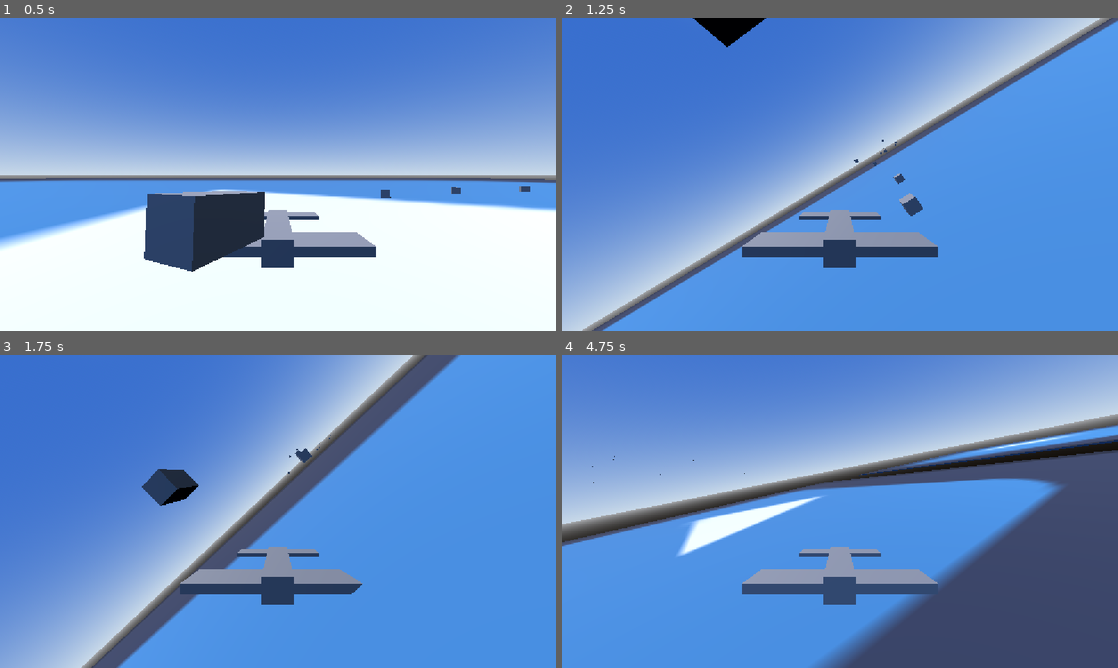
Above: before the commit, frames 1-4 (two rows, left to right).
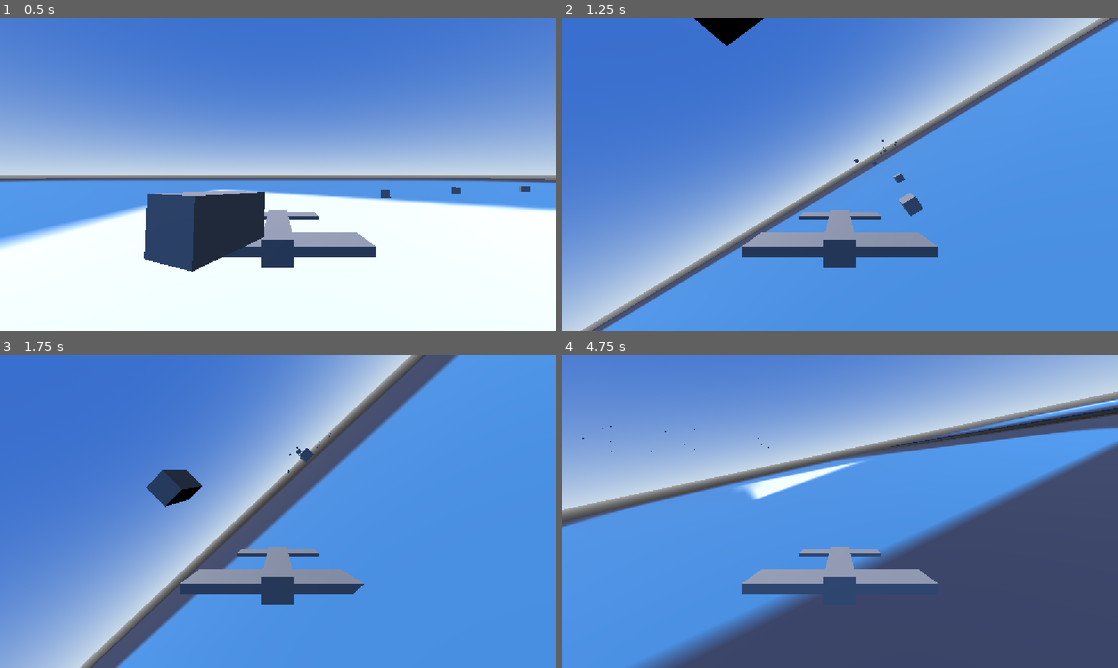
Above: after the commit, the same moments.

Repository: keidukebergman/FunkyDeliveryGame
Game: Godot game, scene res://scene/levels/test.tscn
Same seed, same stepped clock (60 frames per second), same inputs: the game is played once before the commit and once after it. The engine's default icon, where the game draws it, is replaced by a stand-in: a white triangle on a blue panel in a dark square.
Inputs:
- Up to frame 1 (0.5 s): no input
- Up to frame 2 (1.25 s): hold D (roll_right) from 0.53 s (still down)
- Up to frame 3 (1.75 s): release D (roll_right) at 1.28 s; hold W (pitch_down) from 1.28 s (still down)
- Up to frame 4 (4.75 s): release W (pitch_down) at 2.03 s; hold D (roll_right) 2.03-2.78 s; hold S (pitch_up) 2.78-3.53 s; hold A (roll_left) from 3.53 s (still down)

Frame 1 is identical in both runs. In frame 2, 0.4% of the frame differs, in the area x 3-100%, y 0-100%; in frame 3, 1.6%; in frame 4, 36%, in the area x 0-100%, y 1-100%.

Commit message:
Update aircraft_controller.gd

Diff:
--- a/scene/instantiable/player/aircraft_controller.gd
+++ b/scene/instantiable/player/aircraft_controller.gd
@@ -49,99 +49,103 @@
 
 
 func _process(delta: float) -> void:
-	var throttle_input = Input.get_axis("throttle_down", "throttle_up");
-	if Input.is_action_pressed("throttle_up") && Input.is_action_pressed("throttle_down"):
-		if hover_mode_pressed == false:
-			hover_mode_pressed = true
-			hovering = !hovering
-	else:
-		throttle = throttle_input + 1
-		throttle = clamp(throttle, 0, 2)
-		hover_mode_pressed = false
+    var throttle_input = Input.get_axis("throttle_down", "throttle_up");
+    if Input.is_action_pressed("throttle_up") && Input.is_action_pressed("throttle_down"):
+        if hover_mode_pressed == false:
+            hover_mode_pressed = true
+            hovering = !hovering
+    else:
+        throttle = throttle_input + 1
+        throttle = clamp(throttle, 0, 2)
+        hover_mode_pressed = false
 
 func _physics_process(delta: float) -> void:
-	handle_rotation(delta)
-	if !hovering:
-		calculate_flight_physics(delta)
-	else:
-		handle_hovering(delta);
-	velocity = actual_movement_speed + actual_fall_speed + actual_hover_speed;
-	move_and_slide()
+    handle_rotation(delta)
+    if !hovering:
+        calculate_flight_physics(delta)
+    else:
+        handle_hovering(delta);
+    velocity = actual_movement_speed + actual_fall_speed + actual_hover_speed;
+    move_and_slide()
 
 func calculate_flight_physics(delta: float) -> void:
-	var forward_dir = -transform.basis.z
-	var pitch_attitude = forward_dir.dot(Vector3.UP)
-	var acceleration = throttle * engine_power
-	var hover_speed = up_direction * throttle
-	var interpolation_speed = boost_movement_speed_interpolation if throttle == 2 else (normal_movement_speed_interpolation if throttle == 1 else idle_movement_speed_interpolation)
-	var flight_speed = forward_dir * throttle * max_level_speed;
-	actual_movement_speed = actual_movement_speed.move_toward(flight_speed, delta * interpolation_speed);
+    var forward_dir = -transform.basis.z
+    var pitch_attitude = forward_dir.dot(Vector3.UP)
+    var acceleration = throttle * engine_power
+    var hover_speed = up_direction * throttle
+    var interpolation_speed = boost_movement_speed_interpolation if throttle == 2 else (normal_movement_speed_interpolation if throttle == 1 else idle_movement_speed_interpolation)
+    var flight_speed = forward_dir * throttle * max_level_speed;
+    actual_movement_speed = actual_movement_speed.move_toward(flight_speed, delta * interpolation_speed);
 
-	if (actual_movement_speed.length() < stall_speed):
-		print("Stalling: ", actual_movement_speed.length(), " : ", stall_speed)
-		actual_fall_speed.y = max(actual_fall_speed.y, -99999)
-		actual_fall_speed.y = clamp(actual_fall_speed.y, -200, 0)
-		actual_fall_speed -= delta * 12 * Vector3.UP * clamp((stall_speed - actual_movement_speed.length())/stall_speed, 0, 1);
-	else:
-		actual_fall_speed = actual_fall_speed.move_toward(Vector3.ZERO, normal_movement_speed_interpolation*delta)
+    if (actual_movement_speed.length() < stall_speed):
+        print("Stalling: ", actual_movement_speed.length(), " : ", stall_speed)
+        actual_fall_speed.y = max(actual_fall_speed.y, -99999)
+        actual_fall_speed.y = clamp(actual_fall_speed.y, -200, 0)
+        actual_fall_speed -= delta * 12 * Vector3.UP * clamp((stall_speed - actual_movement_speed.length())/stall_speed, 0, 1);
+    else:
+        actual_fall_speed = actual_fall_speed.move_toward(Vector3.ZERO, normal_movement_speed_interpolation*delta)
 
 func handle_hovering(delta:float) -> void:
-	actual_movement_speed = actual_movement_speed.move_toward(Vector3.ZERO, idle_movement_speed_interpolation*delta)
-	var hover_throttle = max_hover_speed if throttle == 2 else (target_hover_speed if throttle == 1 else min_hover_speed)
-	var ams_projected_up = actual_movement_speed.project(transform.basis.y)
-	actual_movement_speed -= ams_projected_up
-	ams_projected_up = ams_projected_up.move_toward(Vector3.ZERO, hover_force * delta)
+    actual_movement_speed = actual_movement_speed.move_toward(Vector3.ZERO, idle_movement_speed_interpolation*delta)
+    var hover_throttle = max_hover_speed if throttle == 2 else (target_hover_speed if throttle == 1 else min_hover_speed)
+    var ams_projected_up = actual_movement_speed.project(transform.basis.y)
+    actual_movement_speed -= ams_projected_up
+    ams_projected_up = ams_projected_up.move_toward(Vector3.ZERO, hover_force * delta)
 
-	var updot = Vector3.UP.dot(transform.basis.y)
-	var l_hov = -50 * transform.basis.y.project(Vector3.LEFT)
-	var f_hov = -50 * transform.basis.y.project(Vector3.FORWARD)
+    var updot = Vector3.UP.dot(transform.basis.y)
+    var l_hov = -50 * transform.basis.y.project(Vector3.LEFT)
+    var f_hov = -50 * transform.basis.y.project(Vector3.FORWARD)
 
-	var tilt_loss = -5 * (clamp(1-updot, 0, 1))
-	if updot < 0.2:
-		start_falling(delta, -(updot-0.2))
-	else:
-		actual_fall_speed = actual_fall_speed.move_toward(Vector3.ZERO, normal_movement_speed_interpolation*delta)
+    var tilt_loss = -5 * (clamp(1-updot, 0, 1))
+    if updot < 0.2:
+        start_falling(delta, -(updot-0.2))
+    else:
+        actual_fall_speed = actual_fall_speed.move_toward(Vector3.ZERO, normal_movement_speed_interpolation*delta)
 
-	var hover_speed = (tilt_loss * Vector3.UP + hover_throttle*transform.basis.y + l_hov*Vector3.LEFT + f_hov*Vector3.FORWARD)
-	actual_hover_speed = actual_hover_speed.move_toward(hover_speed, hover_force*delta)
+    var hover_speed = (tilt_loss * Vector3.UP + hover_throttle*transform.basis.y + l_hov*Vector3.LEFT + f_hov*Vector3.FORWARD)
+    actual_hover_speed = actual_hover_speed.move_toward(hover_speed, hover_force*delta)
 
 func start_falling(delta:float, factor:float) -> void:
-	actual_fall_speed.y = max(actual_fall_speed.y, velocity.y)
-	actual_fall_speed.y = clamp(actual_fall_speed.y, -200, 0)
-	actual_fall_speed -= delta * factor * 12 * Vector3.UP * clamp((stall_speed - actual_movement_speed.length())/stall_speed, 0, 1);
+    actual_fall_speed.y = max(actual_fall_speed.y, velocity.y)
+    actual_fall_speed.y = clamp(actual_fall_speed.y, -200, 0)
+    actual_fall_speed -= delta * factor * 12 * Vector3.UP * clamp((stall_speed - actual_movement_speed.length())/stall_speed, 0, 1);
 
 
 func handle_rotation(delta: float) -> void:
-	var pitch_input = Input.get_axis("pitch_down", "pitch_up")
-	var roll_input = -Input.get_axis("roll_right", "roll_left")
-	var yaw_input = Input.get_axis("yaw_right", "yaw_left")
+    var pitch_input = Input.get_axis("pitch_down", "pitch_up")
+    var roll_input = -Input.get_axis("roll_right", "roll_left")
+    var yaw_input = Input.get_axis("yaw_right", "yaw_left")
 
-	var control_factor = 1 if throttle == 1 else (boost_control_factor if throttle == 2 else no_thrust_control_factor)
+    var control_factor = 1 if throttle == 1 else (boost_control_factor if throttle == 2 else no_thrust_control_factor)
 
-	current_pitch_speed = move_toward(current_pitch_speed, pitch_input*pitch_speed*control_factor, delta*pitch_inertia);
-	current_roll_speed = move_toward(current_roll_speed, roll_input*roll_speed*control_factor, delta*roll_inertia);
-	current_yaw_speed = move_toward(current_yaw_speed, yaw_input*yaw_speed*control_factor, delta*yaw_inertia);
+    var speed_factor = clamp(actual_movement_speed.length()/50, 0, 1);
 
-	var attitude_pitch_adjustment = abs(transform.basis.z.dot(Vector3.UP)/5)
-	var roll_pitch_adjustment = clamp(get_roll_adjustment()/10, 0, 0.2)
-	var speed_pitch_adjustment = clamp(actual_movement_speed.project(transform.basis.y).length() / 1000, 0, 1);
+    current_pitch_speed = move_toward(current_pitch_speed, pitch_input*pitch_speed*control_factor, delta*pitch_inertia);
+    current_roll_speed = move_toward(current_roll_speed, roll_input*roll_speed*control_factor, delta*roll_inertia);
+    current_yaw_speed = move_toward(current_yaw_speed, yaw_input*yaw_speed*control_factor, delta*yaw_inertia);
 
-	if hovering:
-		rotate_object_local(Vector3.RIGHT, current_pitch_speed * pitch_speed * delta)
-		rotate_object_local(Vector3.FORWARD, current_roll_speed * roll_speed * delta)
-		rotate_object_local(Vector3.UP, current_yaw_speed * yaw_speed * delta)
-	else:
-		rotate_object_local(Vector3.RIGHT, (current_pitch_speed * pitch_speed + speed_pitch_adjustment + attitude_pitch_adjustment + roll_pitch_adjustment) * delta)
-		rotate_object_local(Vector3.FORWARD, current_roll_speed * roll_speed * delta)
-		rotate_object_local(Vector3.UP, current_yaw_speed * yaw_speed * delta)
+    var attitude_pitch_adjustment = abs(transform.basis.z.dot(Vector3.UP)/5)
+    var roll_pitch_adjustment = clamp(get_roll_adjustment()/10, 0, 0.2)
+    var speed_pitch_adjustment = clamp(actual_movement_speed.project(transform.basis.y).length() / 1000, 0, 1);
+
+    var pitch_adjustment = (speed_pitch_adjustment + attitude_pitch_adjustment + roll_pitch_adjustment) * speed_factor * 0.5;
+
+    if hovering:
+        rotate_object_local(Vector3.RIGHT, current_pitch_speed * pitch_speed * delta)
+        rotate_object_local(Vector3.FORWARD, current_roll_speed * roll_speed * delta)
+        rotate_object_local(Vector3.UP, current_yaw_speed * yaw_speed * delta)
+    else:
+        rotate_object_local(Vector3.RIGHT, (current_pitch_speed * pitch_speed) * delta + pitch_adjustment*delta)
+        rotate_object_local(Vector3.FORWARD, current_roll_speed * roll_speed * delta)
+        rotate_object_local(Vector3.UP, current_yaw_speed * yaw_speed * delta)
 
 
 
 func get_roll_adjustment() -> float:
-	var forward = -global_transform.basis.z
-	var local_up = global_transform.basis.y
-	var world_up_projected = (Vector3.UP - forward * Vector3.UP.dot(forward)).normalized()
-	var dot = local_up.dot(world_up_projected)
-	dot = clamp(dot, 0.0, 1.0)
+    var forward = -global_transform.basis.z
+    var local_up = global_transform.basis.y
+    var world_up_projected = (Vector3.UP - forward * Vector3.UP.dot(forward)).normalized()
+    var dot = local_up.dot(world_up_projected)
+    dot = clamp(dot, 0.0, 1.0)
 
-	return (1.0 - dot)
+    return (1.0 - dot)
